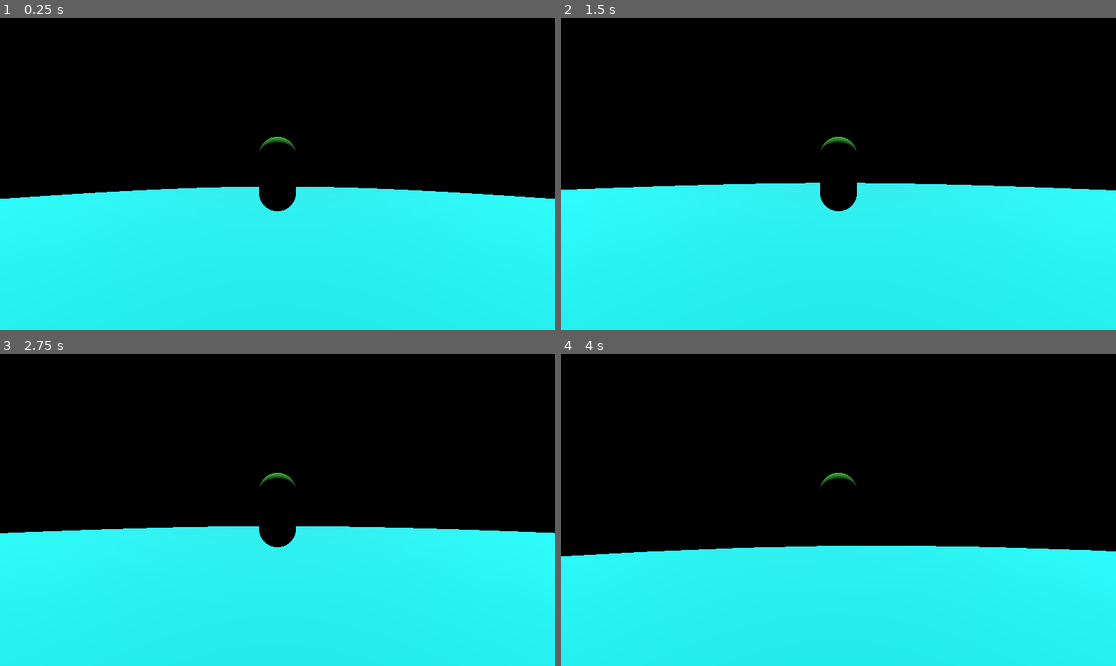
Above: before the commit, frames 1-4 (two rows, left to right).
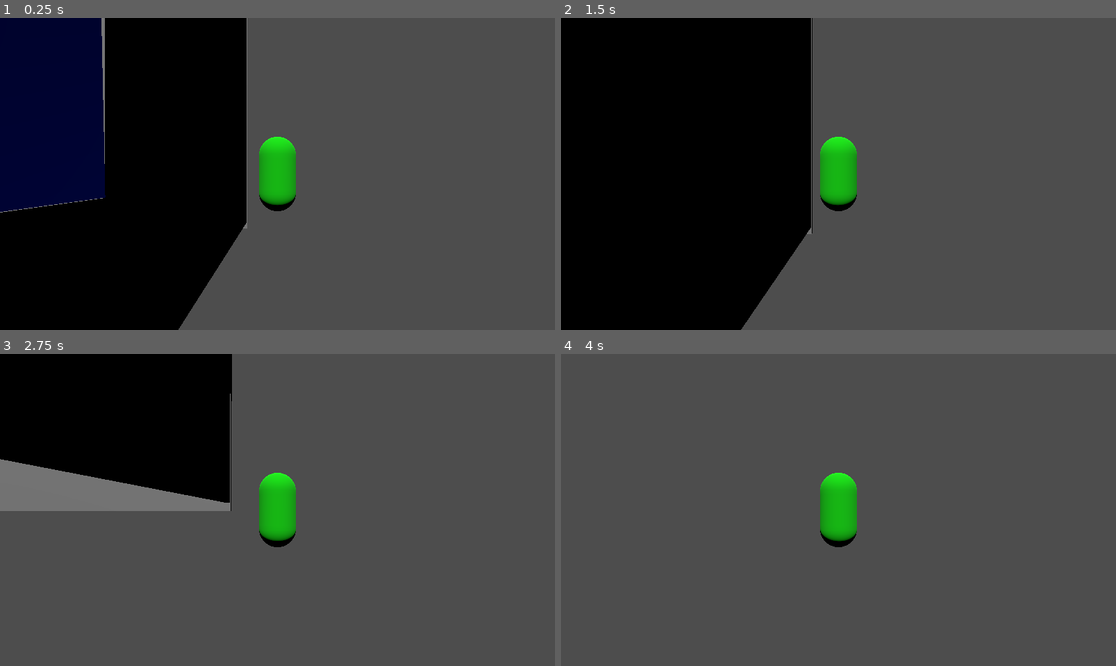
Above: after the commit, the same moments.

Repository: TylerPederson/effort
Game: Godot game, scene res://boss_room.tscn
The game is run twice, just before and just after one commit, with the same random seed, the same clock (stepped at 60 frames per second) and the same inputs.
Inputs (mouse positions are in pixels of both pictures, inside the frame that each line leads up to):
- Up to frame 1 (0.25 s): no input
- Up to frame 2 (1.5 s): tap Enter (ui_accept) at 0.5, 0.77 s; move the mouse to (866, 174) at 0.52 s; hold Up (ui_up) from 0.53 s (still down); move the mouse to (810, 174) at 1.27 s
- Up to frame 3 (2.75 s): keep holding Up (ui_up); tap Enter (ui_accept) at 1.52 s; move the mouse to (288, 503) at 2.02 s
- Up to frame 4 (4 s): keep holding Up (ui_up); move the mouse to (832, 516) at 2.77 s; tap Enter (ui_accept) at 3.02, 3.77 s; move the mouse to (877, 513) at 3.52 s

The runs differ from the first frame. In frame 1, 86% of the frame differs, in the area x 0-100%, y 0-100%; in frame 2, 76%; in frame 3, 83%; in frame 4, 100%.

Commit message:
Setting up area for door trigger

Diff:
--- a/boss_room.tscn
+++ b/boss_room.tscn
@@ -20,11 +20,12 @@
 material = SubResource("StandardMaterial3D_ve44f")
 
 [node name="Wall" type="CSGBox3D" parent="."]
-transform = Transform3D(-4.371139e-08, 0, 1, 0, 1, 0, -1, 0, -4.371139e-08, -1.6001434, 17.344639, -48.997257)
-size = Vector3(1, 56.87329, 95.49501)
+transform = Transform3D(-4.371139e-08, 0, 1, 0, 1, 0, -1, 0, -4.371139e-08, -6.059101, 17.344639, -48.997257)
+size = Vector3(1, 56.87329, 86.577095)
 
 [node name="Wall2" type="CSGBox3D" parent="."]
 transform = Transform3D(1, 0, 0, 0, 1, 0, 0, 0, 1, 36.692577, 18.23383, -1.6358681)
+use_collision = true
 size = Vector3(1, 55.371094, 93.50058)
 
 [node name="CSGBox3D" type="CSGBox3D" parent="Wall2"]
@@ -37,14 +38,17 @@
 size = Vector3(1, 56.48311, 93.40796)
 
 [node name="Wall4" type="CSGBox3D" parent="."]
-transform = Transform3D(-4.371139e-08, 0, 1, 0, 1, 0, -1, 0, -4.371139e-08, -1.0847836, 16.99469, 44.748466)
-size = Vector3(0.65283203, 57.8692, 86.69642)
-
-[node name="Player" parent="." instance=ExtResource("1_ve44f")]
-transform = Transform3D(-1, 0, -8.742278e-08, 0, 1, 0, 8.742278e-08, 0, -1, 0, 3.8641062, 0)
+transform = Transform3D(-4.371139e-08, 0, 1, 0, 1, 0, -1, 0, -4.371139e-08, -3.522318, 18.292313, 44.748466)
+size = Vector3(0.65283203, 55.273956, 81.82135)
 
 [node name="DirectionalLight3D" type="DirectionalLight3D" parent="."]
 transform = Transform3D(1, 0, 0, 0, 0.5709572, 0.82097983, 0, -0.82097983, 0.5709572, 0, 15.381807, 0)
+
+[node name="Door2" type="CSGBox3D" parent="."]
+transform = Transform3D(-5.554281e-08, -0.99999994, 0, 1.2706714, -4.3711385e-08, 0, 0, 0, 0.99999994, 46.15594, 1.4357145, 0.00013196468)
+visible = false
+use_collision = true
+size = Vector3(1, 18, 10)
 
 [node name="DoorPivot" type="Node3D" parent="."]
 transform = Transform3D(1, 0, 0, 0, 1, 0, 0, 0, 1, 36.22316, 1.6857758, 0)
@@ -52,5 +56,9 @@
 
 [node name="Door" type="CSGBox3D" parent="DoorPivot"]
 transform = Transform3D(1.2706714, 0, 0, 0, 0.99999994, 0, 0, 0, 0.99999994, 0.37241745, 9.276922, 0.00013196468)
+use_collision = true
 size = Vector3(1, 18, 10)
 material = SubResource("StandardMaterial3D_any6y")
+
+[node name="Player" parent="." instance=ExtResource("1_ve44f")]
+transform = Transform3D(1, 0, 0, 0, 1, 0, 0, 0, 1, 45.16895, 3.0710502, -1.1252131)
--- a/door_pivot.gd
+++ b/door_pivot.gd
@@ -1,17 +1,15 @@
 extends Node3D
 
-var speed = 1
+var speed = 5
 
 # Called when the node enters the scene tree for the first time.
 func _ready():
 	pass # Replace with function body.
 
 func _drop_door(delta):	# Function rotates the door to drop down
-	while rotation_degrees.z < 90:
+	if rotation_degrees.z < 90:
 		rotation_degrees.z += speed * delta
-		if rotation_degrees.z > 90:
-			break
-	pass
+
 # Called every frame. 'delta' is the elapsed time since the previous frame.
 func _process(delta):
 	_drop_door(delta)
